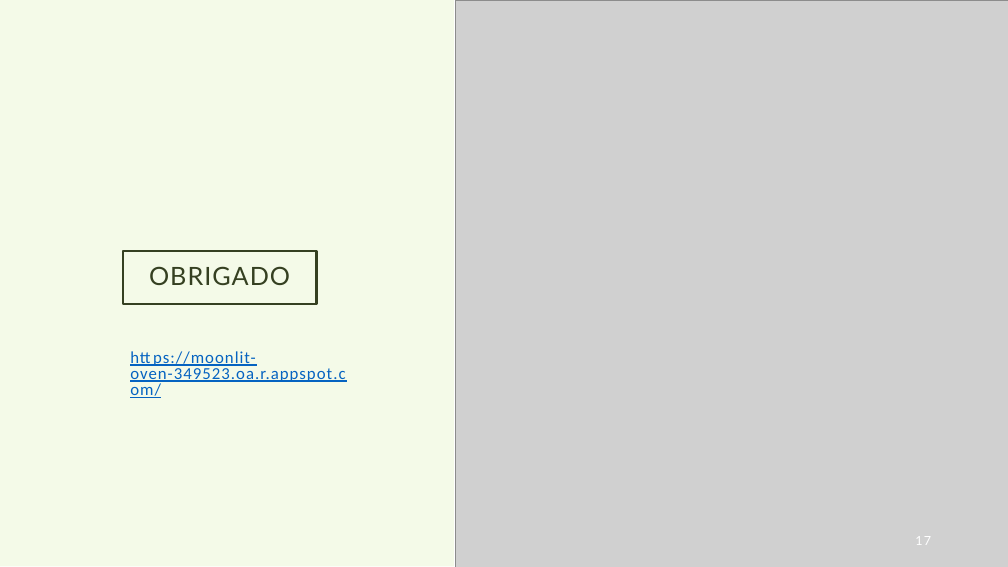
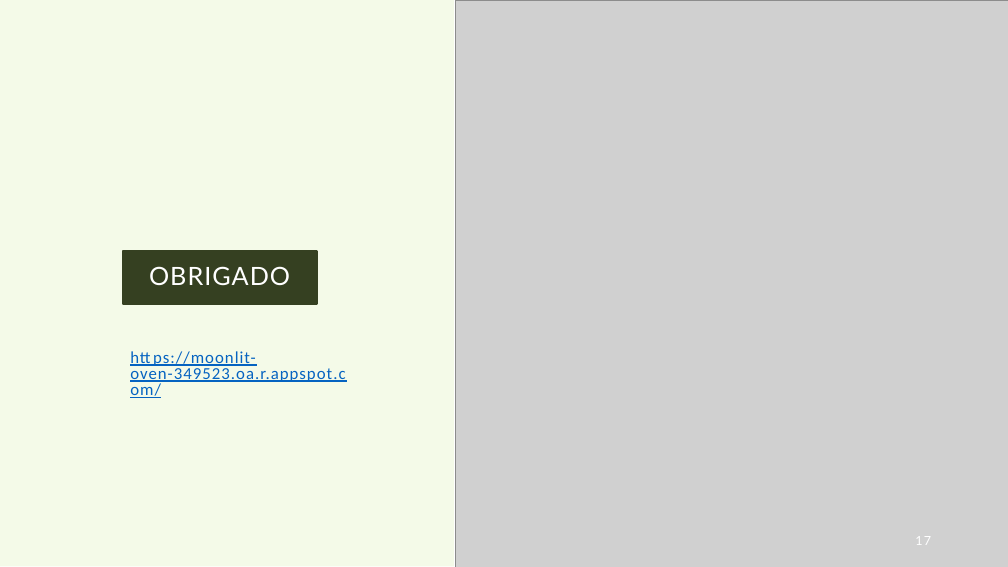
Before and after one commit to Timzudo/E-Floresta, a slide deck: slide 17 of Apresentacao_ALFA.pptx. Drawn at 1008x567 pixels with LibreOffice and Linux fonts; fonts in the diff are those of the drawing; grey boxes stand for pictures. Boxes give left, top, right and bottom in pixels: in the first picture for what was removed or moved away, otherwise in the second. Text is boxed around its words. In the diff, an @@ line names an element or a change of style, - is before the commit and + after.

Commit message:
presentation

```diff
--- a/Apresentacao_ALFA.pptx
+++ b/Apresentacao_ALFA.pptx
@@ title "OBRIGADO" at (123, 251, 317, 304): text colour #364021 to #FFFFFF; fill none to #364021 @@
```
Also in this commit, not shown: 1 other slide changed, 8 other files.
